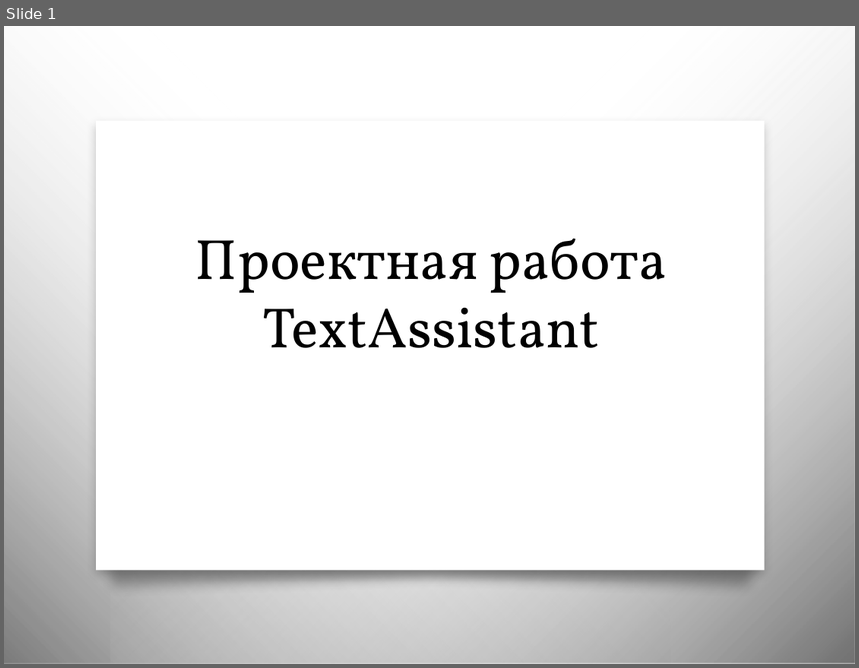
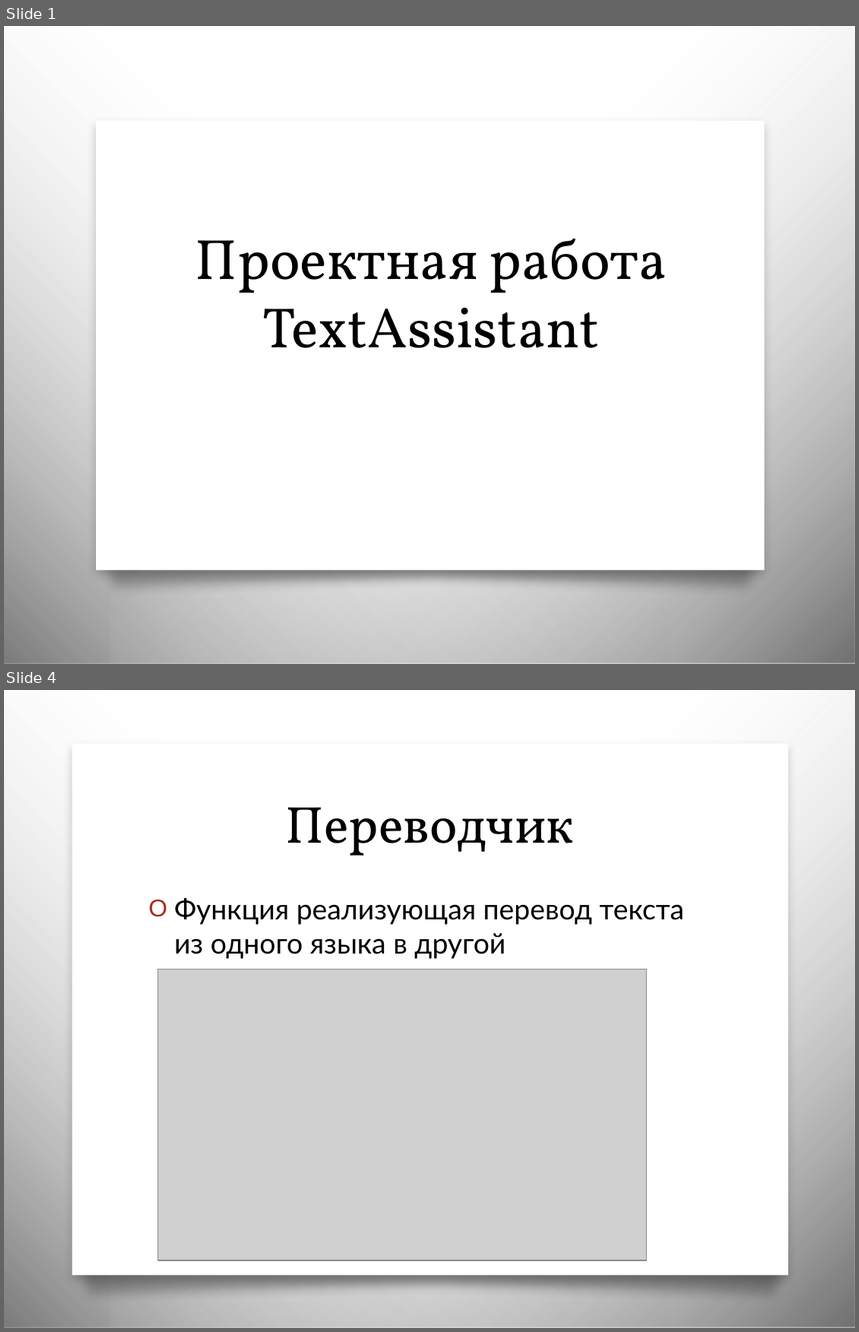
Before and after one commit to supergreymaster/Joint-web-project, a slide deck: Проектная работа TextAssistant.pptx. Shown one above the other, each under a label of ours: slide 1 before the commit, slides 1 and 4 after it; the slides between them are not shown. The pictures are 859x668 and 859x1332 pixels, drawn with LibreOffice and Linux fonts; fonts in the diff are those of the drawing; grey boxes stand for pictures; background and template pictures are left out. Boxes give left, top, right and bottom in pixels: in the first picture for what was removed or moved away, otherwise in the second. Text is boxed around its words. In the diff, an @@ line names an element or a change of style, - is before the commit and + after.

```diff
--- a/Проектная работа TextAssistant.pptx
+++ b/Проектная работа TextAssistant.pptx
@@ slide 4 added at (x1=4, y1=690, x2=855, y2=1328), background picture (left out); not listed: 2 template elements that a slide beside it also shows @@
@@ rectangle added at (x1=72, y1=744, x2=789, y2=1276), fill #FFFFFF @@
@@ title added at (x1=286, y1=807, x2=575, y2=856), 44 pt, text #000000 @@
+Переводчик
@@ text added at (x1=174, y1=898, x2=684, y2=959), 24 pt, text #000000 @@
+O Функция реализующая перевод текста из одного языка в другой
@@ picture added at (x1=158, y1=969, x2=647, y2=1262) @@
@@ freeform shape added at (x1=63, y1=1255, x2=800, y2=1306), fill gradient #010101 @@
```
Also in this commit, not shown: 4 slides changed, 1 slide removed, 4 other files.
